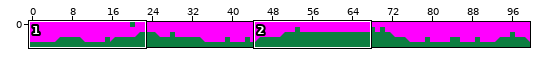
Tiled map, stored at assets/level1test.tmx. Above: a wide view before the commit, with the close-up outlined.
Close-up. First the earlier version:
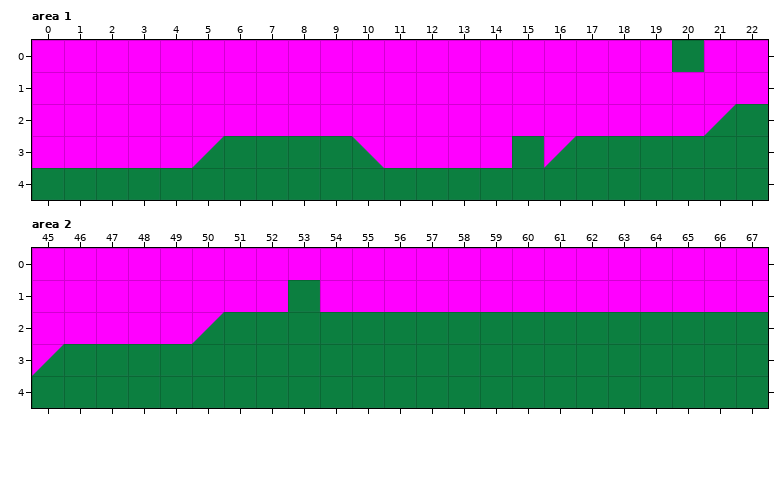
Cells are 64x64 px. Shown: area 1 x 0..22, y 0..4; area 2 x 45..67, y 0..4.
New version:
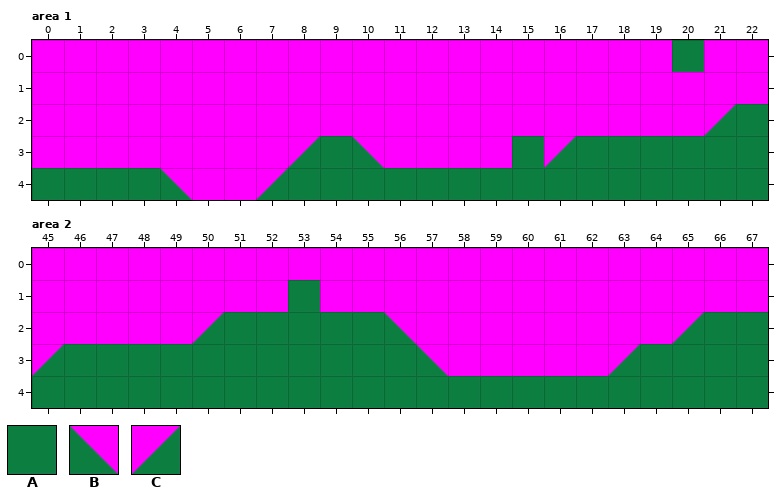
Key: from "sprites": A 0, B 1, C 2.
_ is an empty cell, . an unchanged one.
Difference:
--- layer "Floor", area 1
@@ x 4..8 @@
-3 .CAAA
-4 AAAA.
+3 .___C
+4 B__C.
--- layer "Floor", area 2
@@ x 56..65 @@
-2 AAAAAAAAAA
-3 .AAAAAAA..
+2 B________C
+3 .B_____C..
